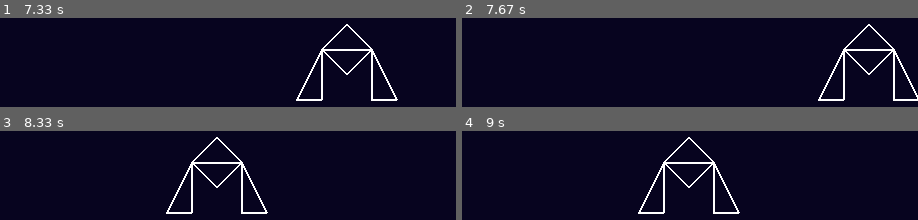
Above: before the commit, frames 1-4 (two rows, left to right).
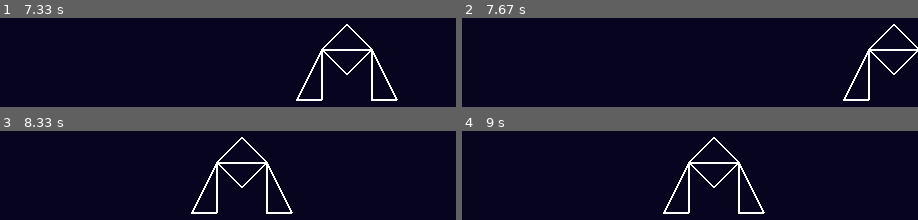
Above: after the commit, the same moments.

Repository: gnikkoch96/pygame-projects
Game: pygame game, started from test_game/shootemup_game/main.py
The game is run twice, just before and just after one commit, with the same random seed, the same clock (stepped at 60 frames per second) and the same inputs.
Inputs:
- Up to frame 1 (7.33 s): hold Right 0.33-0.8 s; hold Right 0.83-1.3 s; hold Left 1.33-1.87 s; hold Left 1.9-2.3 s; hold Right 2.33-2.97 s; hold Left 3-3.47 s; hold Right 3.5-3.97 s; hold Right 4-4.47 s; hold Left 4.5-5.03 s; hold Left 5.07-5.47 s; hold Right 5.5-6.13 s; hold Left 6.17-6.63 s; hold Right 6.67-7.13 s; hold Right from 7.17 s (still down)
- Up to frame 2 (7.67 s): release Right at 7.63 s
- Up to frame 3 (8.33 s): hold Left 7.67-8.2 s; hold Left from 8.23 s (still down)
- Up to frame 4 (9 s): release Left at 8.63 s; hold Right from 8.67 s (still down)

Frame 1 is identical in both runs. In frame 2, 2.9% of the frame differs, in the area x 78-100%, y 6-94%; in frame 3, 3.4%, in the area x 36-65%, y 6-94%; in frame 4, 3.4%.

Commit message:
add: bullet class

Diff:
--- /dev/null
+++ b/test_game/shootemup_game/entities/bullet.py
@@ -0,0 +1,7 @@
+class Bullet:
+    def __init__(self, x: int, y: int, speed: int = 2):
+        self.x = x
+        self.y = y
+        self.width = 50
+        self.height = 50
+        self.speed = speed
--- a/test_game/shootemup_game/entities/player.py
+++ b/test_game/shootemup_game/entities/player.py
@@ -15,7 +15,7 @@
         if keys[pygame.K_LEFT] and self.x - 27 >= 0:
             self.x -= 5
 
-        if keys[pygame.K_RIGHT] and self.x + self.width + 27 <= SCREEN_WIDTH:
+        if keys[pygame.K_RIGHT] and self.x + self.width + 2 <= SCREEN_WIDTH:
             self.x += 5
 
 
